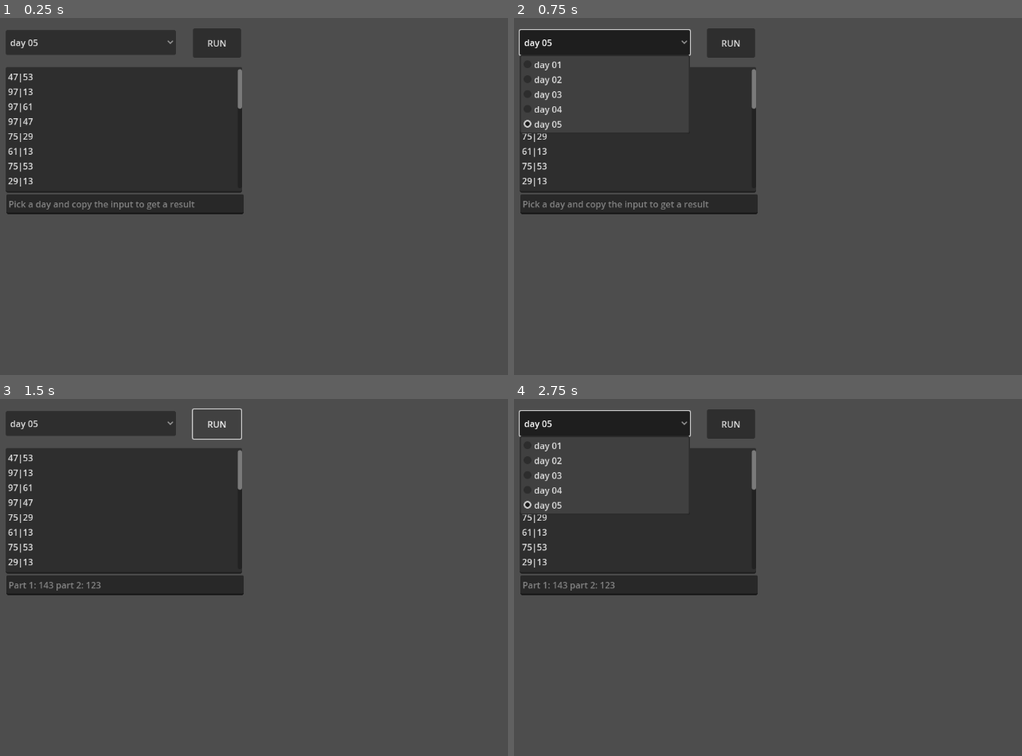
Above: before the commit, frames 1-4 (two rows, left to right).
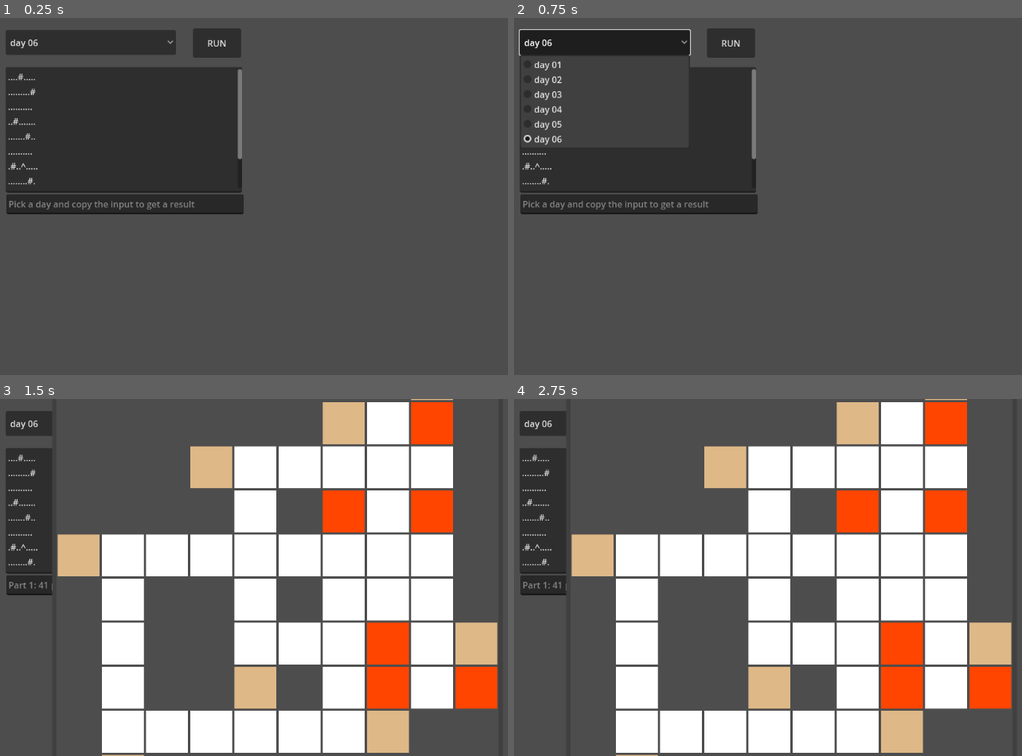
Above: after the commit, the same moments.

Repository: jacopofar/advent2024-godot
Game: Godot game, scene res://day_selector.tscn
The game is run twice, just before and just after one commit, with the same random seed, the same clock (stepped at 60 frames per second) and the same inputs.
Inputs:
- Up to frame 1 (0.25 s): no input
- Up to frame 2 (0.75 s): click "day 05" (after the commit: "day 06") at 0.5 s
- Up to frame 3 (1.5 s): click "RUN" at 1.25 s
- Up to frame 4 (2.75 s): click "day 05" (after the commit: "day 06") at 2 s

The runs differ from the first frame. In frame 1, 0.6% of the frame differs, in the area x 1-48%, y 6-48%; in frame 2, 0.4%; in frame 3, 58%, in the area x 1-98%, y 0-100%; in frame 4, 54%.

Commit message:
Add day 6 + viz

Diff:
--- /dev/null
+++ b/day06.tscn
@@ -0,0 +1,13 @@
+[gd_scene load_steps=2 format=3 uid="uid://ca8r47gr8fs6"]
+
+[ext_resource type="Script" uid="uid://bcair7nm1cimf" path="res://day_06.gd" id="1_ipqla"]
+
+[node name="Day06" type="Node2D"]
+script = ExtResource("1_ipqla")
+
+[node name="Window" type="Window" parent="."]
+title = "Day 06 - guard path"
+initial_position = 4
+size = Vector2i(800, 800)
+
+[connection signal="close_requested" from="Window" to="." method="_on_window_close_requested"]
--- /dev/null
+++ b/day_06.gd
@@ -0,0 +1,97 @@
+extends Node2D
+
+func vec2_to4(a: Vector2, b: Vector2) -> Vector4i:
+	return Vector4i(a.x, a.y, b.x, b.y)
+
+func vec4_to_pos(a: Vector4i) -> Vector2i:
+	return Vector2i(a.x, a.y)
+
+func unique_positions(pos_and_dirs: Dictionary) -> Dictionary:
+	var ret = Dictionary()
+	for pos_and_dir in pos_and_dirs.keys():
+		ret[vec4_to_pos(pos_and_dir)] = 1
+	return ret
+
+func is_loop(pos_and_dirs: Dictionary, limits: Rect2i) -> bool:
+	for pos_and_dir in pos_and_dirs.keys():
+		if not limits.has_point(vec4_to_pos(pos_and_dir)):
+			return false
+	return true
+
+func simulate_guard(obstacles: Dictionary, guard_position: Vector2i, guard_direction: Vector2i, limits: Rect2i) -> Dictionary:
+	var visited_positions: Dictionary = {vec2_to4(guard_position, guard_direction): 1}
+	while limits.has_point(guard_position):
+		var next_position = guard_position + guard_direction
+		if obstacles.has(next_position):
+			guard_direction = Vector2i(guard_direction.y, -guard_direction.x)
+		else:
+			guard_position = next_position
+			if visited_positions.has(vec2_to4(guard_position, guard_direction)):
+				# it's a loop
+				break
+			visited_positions[vec2_to4(guard_position, guard_direction)] = 1
+	return visited_positions
+
+func solve(input: String) -> void:
+	var rows = input.split("\n", false)
+	var obstacles: Dictionary = {}
+	var guard_position: Vector2i = Vector2i(-1, -1)
+	var guard_direction: Vector2i = Vector2i(0, 0)
+	var limits = Rect2i(0, 0, len(rows[0]), len(rows))
+	for ri in range(len(rows)):
+		for ci in range(len(rows[0])):
+			if rows[ri][ci] == '#':
+				obstacles[Vector2i(ri, ci)] = 1
+			if rows[ri][ci] == '^':
+				guard_direction = Vector2i(-1, 0)
+				guard_position = Vector2i(ri, ci)
+	assert (guard_position != Vector2i(-1, -1), "where is the guard??")
+	var visited_positions_and_dirs = simulate_guard(obstacles, guard_position, guard_direction, limits)
+	var visited_positions = unique_positions(visited_positions_and_dirs)
+
+	# draw this!
+	var scaling = min($Window.size.x / limits.size.x , $Window.size.y / limits.size.y)
+	var padding = Vector2i(2, 2)
+	for obs in obstacles.keys():
+		var obs_r = ColorRect.new()
+		obs_r.color = Color.BURLYWOOD
+		obs_r.position = obs * scaling + padding
+		obs_r.size = Vector2i(scaling, scaling) - padding * 2
+		$Window.add_child(obs_r)
+	for pos in visited_positions.keys():
+		var pos_r = ColorRect.new()
+		pos_r.color = Color.WHITE
+		pos_r.position = pos * scaling + padding
+		pos_r.size = Vector2i(scaling, scaling) - padding * 2
+		$Window.add_child(pos_r)
+	# remove 1 because the last one is outside the rect2
+	var tot1 = visited_positions.size() - 1
+
+	var tot2 = 0
+	# for the part 2 we have to find an extra obstacle to create a loop
+	# we know this is in the path, so let's brute force it
+	var original_obstacles = obstacles.duplicate()
+	for pos in visited_positions:
+		print("inspecting ", pos)
+		# the problem asks to ignore the cell in front of th guard
+		if pos == guard_position + guard_direction:
+			continue
+		obstacles[pos] = 1
+		visited_positions_and_dirs = simulate_guard(obstacles, guard_position, guard_direction, limits)
+		if is_loop(visited_positions_and_dirs, limits):
+			print("found one at ", pos)
+			# mark it
+			var pos_r = ColorRect.new()
+			pos_r.color = Color.ORANGE_RED
+			pos_r.position = pos * scaling + padding
+			pos_r.size = Vector2i(scaling, scaling) - padding * 2
+			$Window.add_child(pos_r)
+			tot2 += 1
+		else:
+			print("no loop crated by ", pos)
+		obstacles = original_obstacles.duplicate()
+	get_parent().set_solution("Part 1: {0} part 2: {1}".format([tot1, tot2]))
+
+
+func _on_window_close_requested() -> void:
+	$Window.hide()
--- a/day_selector.tscn
+++ b/day_selector.tscn
@@ -10,34 +10,17 @@
 offset_top = 89.0
 offset_right = 512.0
 offset_bottom = 317.0
-text = "47|53
-97|13
-97|61
-97|47
-75|29
-61|13
-75|53
-29|13
-97|29
-53|29
-61|53
-97|53
-61|29
-47|13
-75|47
-97|75
-47|61
-75|61
-47|29
-75|13
-53|13
-
-75,47,61,53,29
-97,61,53,29,13
-75,29,13
-75,97,47,61,53
-61,13,29
-97,13,75,29,47"
+text = "....#.....
+.........#
+..........
+..#.......
+.......#..
+..........
+.#..^.....
+........#.
+#.........
+......#...
+"
 placeholder_text = "got a problem?"
 
 [node name="DaySelector" type="OptionButton" parent="."]
@@ -45,8 +28,8 @@
 offset_top = 22.0
 offset_right = 392.0
 offset_bottom = 67.0
-selected = 4
-item_count = 5
+selected = 5
+item_count = 6
 popup/item_0/text = "day 01"
 popup/item_0/id = 0
 popup/item_1/text = "day 02"
@@ -57,6 +40,8 @@
 popup/item_3/id = 3
 popup/item_4/text = "day 05"
 popup/item_4/id = 4
+popup/item_5/text = "day 06"
+popup/item_5/id = 5
 
 [node name="Button" type="Button" parent="."]
 anchors_preset = 8
--- a/project.godot
+++ b/project.godot
@@ -14,3 +14,7 @@
 run/main_scene="res://day_selector.tscn"
 config/features=PackedStringArray("4.4", "Forward Plus")
 config/icon="res://icon.svg"
+
+[display]
+
+window/subwindows/embed_subwindows=false
Not shown, added: day_06.gd.uid
Not shown, changed: README.md
